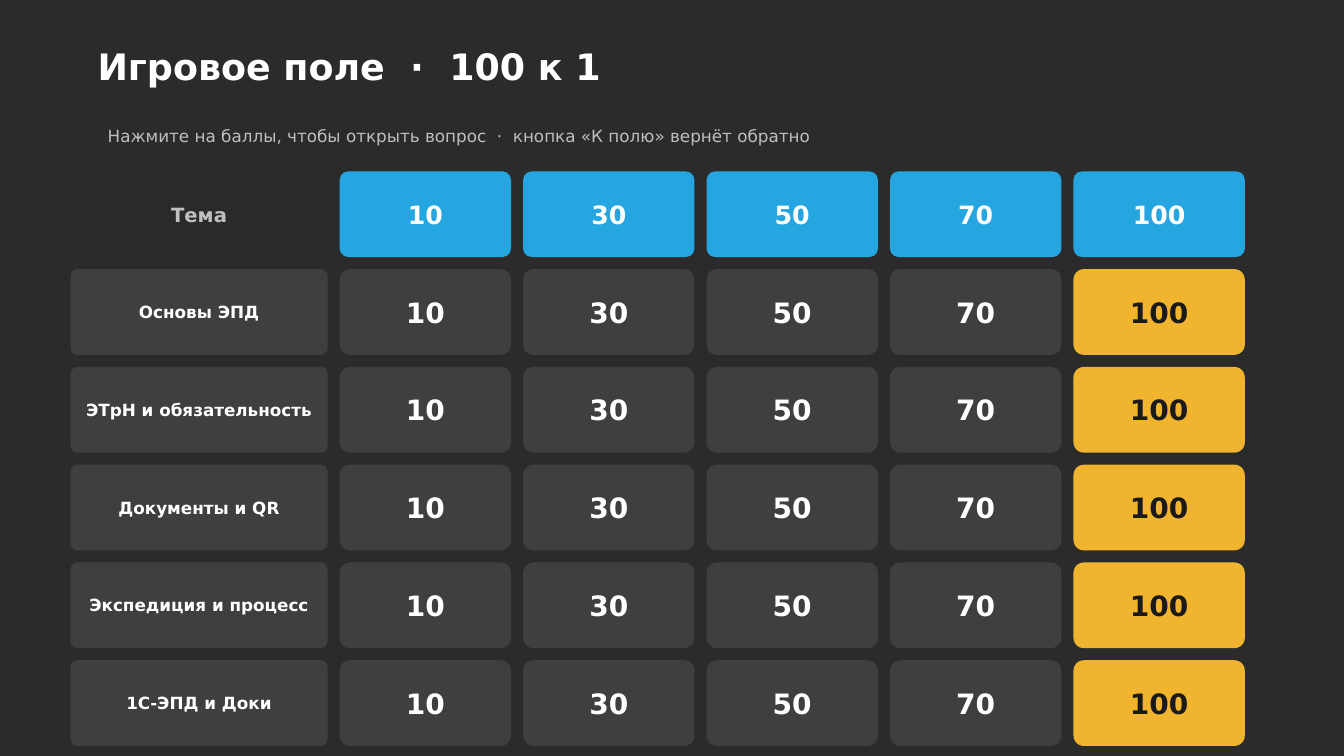
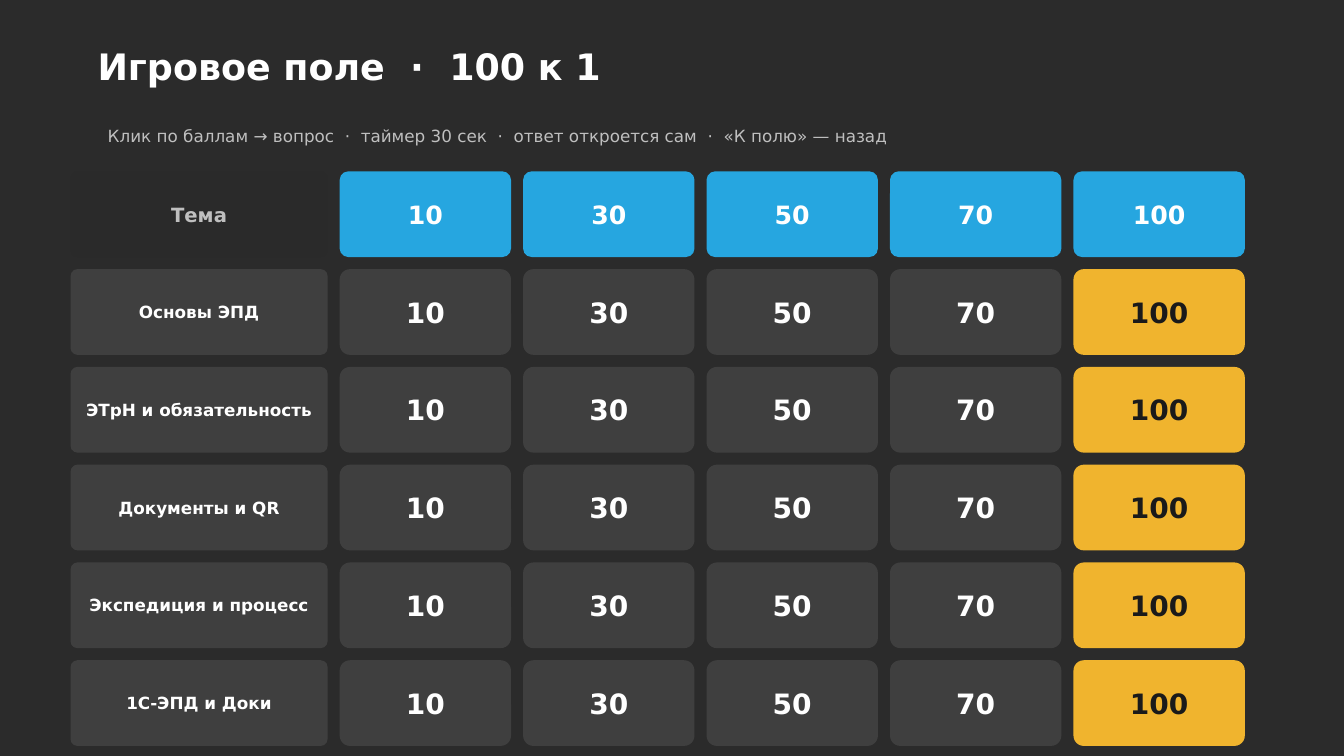
Before and after one commit to daaanilNikonov/for-lisa, a slide deck: slide 2 of presentation/quiz/Квиз_1С-ЭПД_Доки_Логистика_100к1.pptx. Drawn at 1344x756 pixels with LibreOffice and Linux fonts; fonts in the diff are those of the drawing; background and template pictures are left out; a plain dark background stands for a picture behind light text. Boxes give left, top, right and bottom in pixels: in the first picture for what was removed or moved away, otherwise in the second. Text is boxed around its words. In the diff, an @@ line names an element or a change of style, - is before the commit and + after.

```diff
--- a/presentation/quiz/Квиз_1С-ЭПД_Доки_Логистика_100к1.pptx
+++ b/presentation/quiz/Квиз_1С-ЭПД_Доки_Логистика_100к1.pptx
@@ text at (108,129,887,146): text changed @@
-Нажмите на баллы, чтобы открыть вопрос · кнопка «К полю» вернёт обратно
+Клик по баллам → вопрос · таймер 30 сек · ответ откроется сам · «К полю» — назад
```
Also in this commit, not shown: 26 other slides changed, 4 other files.
